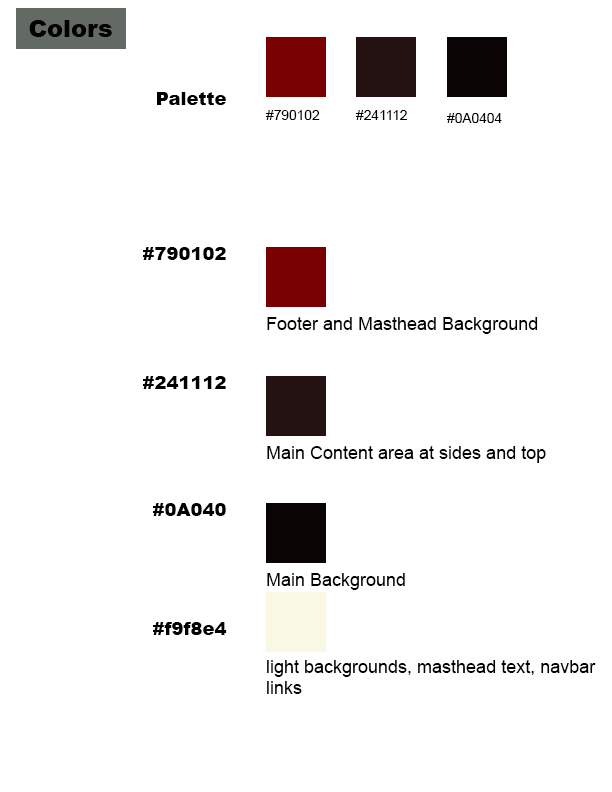
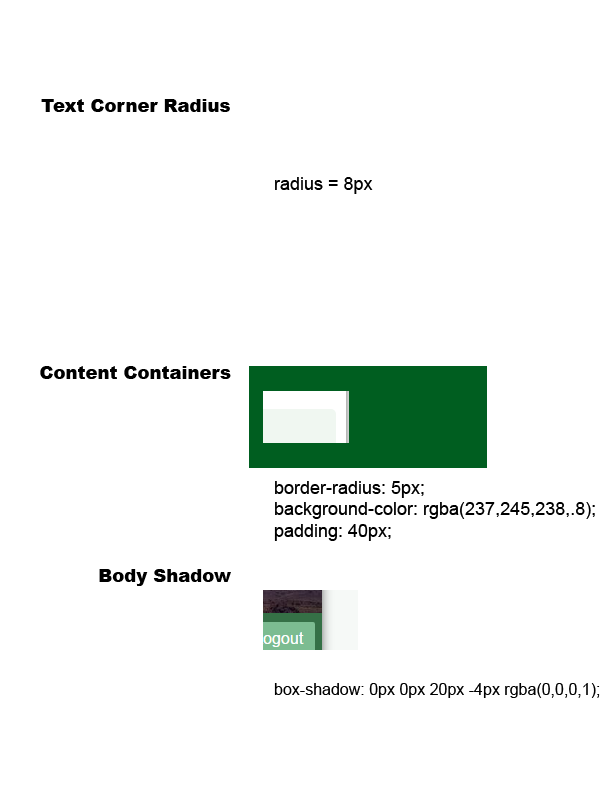
Revision of a layered 612px x 792px image; what changed, layer by layer:
hid "Color 5" (1st of 7, in "Group 1" › "Row 1 copy 6"), moved it into group "Row 1 copy 6", painted on it over [447, 37, 508, 698]
hid "color 2" (1st of 7, in "Group 1" › "Row 1 copy 6"), moved it into group "Row 1 copy 6", painted on it over [178, 37, 416, 698]
hid "Color 1" (1st of 7, in "Group 1" › "Row 1 copy 6"), moved it into group "Row 1 copy 6", painted on it over [88, 37, 326, 695]
hid "Background" (2nd of 7, in "Group 1" › "Row 1 copy 5"), moved it into group "Row 1 copy 5", painted on it, masked it over [16, 8, 600, 698]
moved "Row 1" into group "Group 1" over [88, 18, 507, 123]
hid group "Colors" (1st of 2) (22 layers) over [16, 8, 596, 698]
renamed "#790102 group" to "footer", moved it above "Background" over [143, 247, 538, 334]
removed group "Palette" (1st of 2, in "Colors") (12 layers) from group "Colors" over [157, 37, 507, 123]
renamed "#241112 group" to "Background", moved it above "Main Background Color" over [143, 366, 546, 463]
renamed "#0A0404 group" to "Main Background Color", moved it above "Navigation" over [153, 502, 405, 590]
painted on "Dark backgrounds and body text" (2nd of 2, in "Colors" › "Navigation") over [267, 660, 596, 698]
showed group "Border" (1st of 2) (29 layers) over [16, 11, 600, 698]
showed group "Corner Radius" (3 layers) over [41, 58, 374, 194]
showed group "Content Containers" (1st of 2, in "Border") (4 layers) over [40, 366, 595, 557]
added layer "Rectangle 6 copy" in group "Content Containers" over [249, 366, 487, 468]
painted on "opacity = 75%, distance = 3px. size = 3px" (2nd of 2, in "Border" › "Content Containers") over [262, 461, 595, 557]
showed group "Main Wrapper Shadow" (1st of 2, in "Border") (4 layers) over [40, 247, 600, 698]
painted on "Main Wrapper Shadow" (2nd of 2, in "Border" › "Main Wrapper Shadow") over [40, 247, 231, 586]
…and 22 more changes (1 added, 2 moved_by, 15 painted, 4 removed, 4 renamed, 1 stack)
